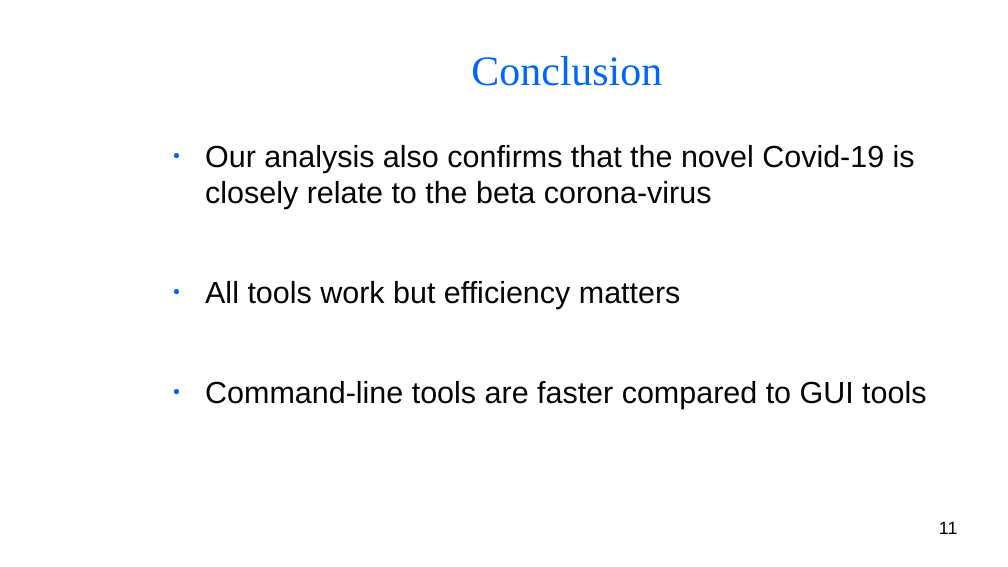
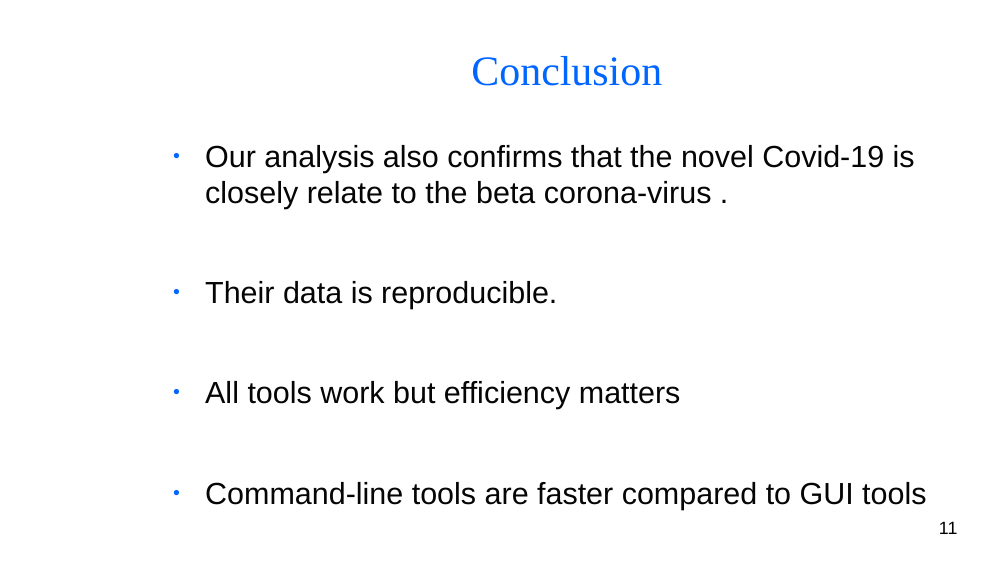
Before and after one commit to BryanAbuchery/Group_Project, a slide deck: slide 11 of Group_presentation.odp. Drawn at 1008x567 pixels with LibreOffice and Linux fonts; fonts in the diff are those of the drawing; background and template pictures are left out. Boxes give left, top, right and bottom in pixels: in the first picture for what was removed or moved away, otherwise in the second. Text is boxed around its words. In the diff, an @@ line names an element or a change of style, - is before the commit and + after.

Commit message:
edits ppts

```diff
--- a/Group_presentation.odp
+++ b/Group_presentation.odp
@@ text at box(205, 145, 915, 309): text changed @@
-● Our analysis also confirms that the novel Covid-19 is closely relate to the beta corona-virus
+● Our analysis also confirms that the novel Covid-19 is closely relate to the beta corona-virus .
+● Their data is reproducible.
```
